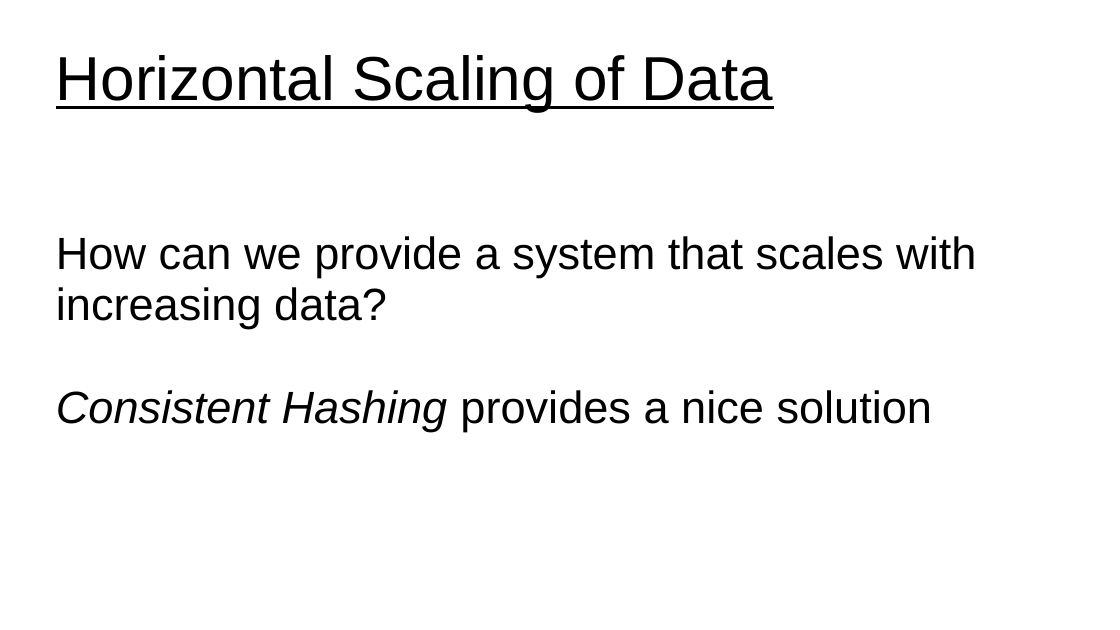
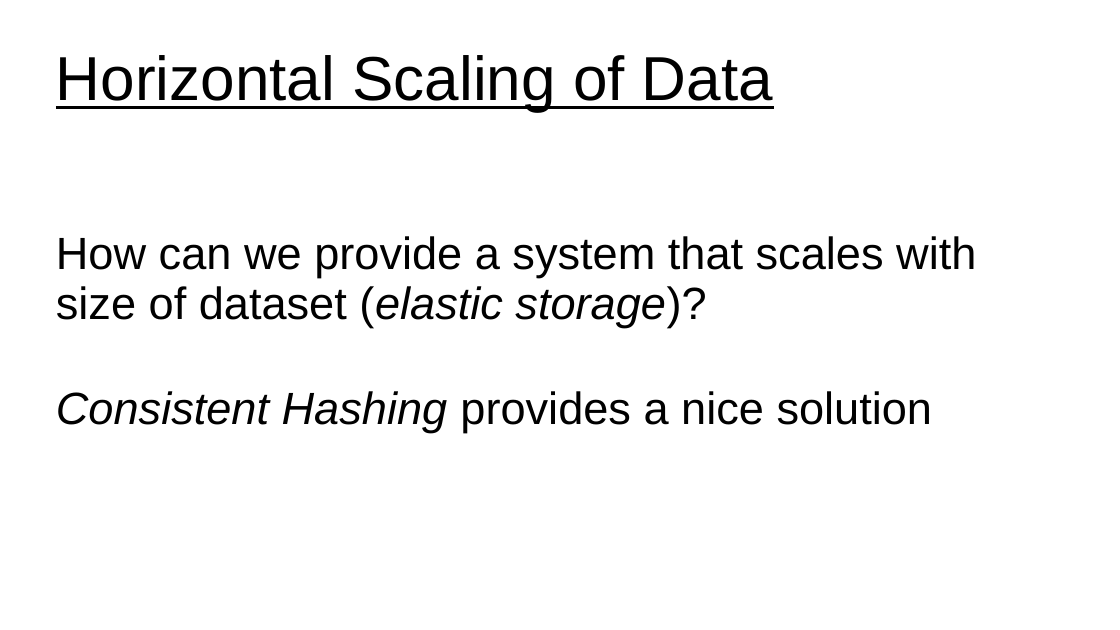
Before and after one commit to UVADS/distributed_computing, a slide deck: slide 2 of 09_distributed_data_concepts_and_tools/consistent_hashing.ppt. Drawn at 1120x630 pixels with LibreOffice and Linux fonts; fonts in the diff are those of the drawing. Boxes give left, top, right and bottom in pixels: in the first picture for what was removed or moved away, otherwise in the second. Text is boxed around its words. In the diff, an @@ line names an element or a change of style, - is before the commit and + after.

```diff
--- a/09_distributed_data_concepts_and_tools/consistent_hashing.ppt
+++ b/09_distributed_data_concepts_and_tools/consistent_hashing.ppt
@@ subtitle at [56, 236, 976, 328]: text changed @@
-How can we provide a system that scales with increasing data?
+How can we provide a system that scales with size of dataset (elastic storage)?
```
Also in this commit, not shown: 7 other slides changed, 6 slides added, 1 slide removed.
